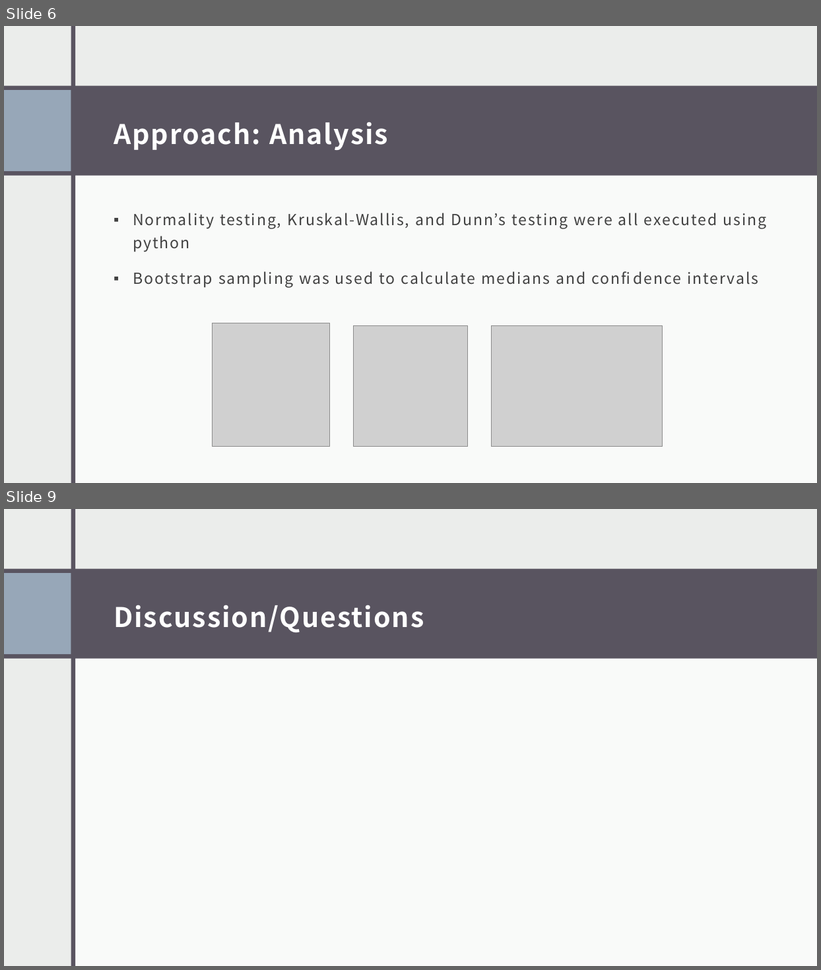
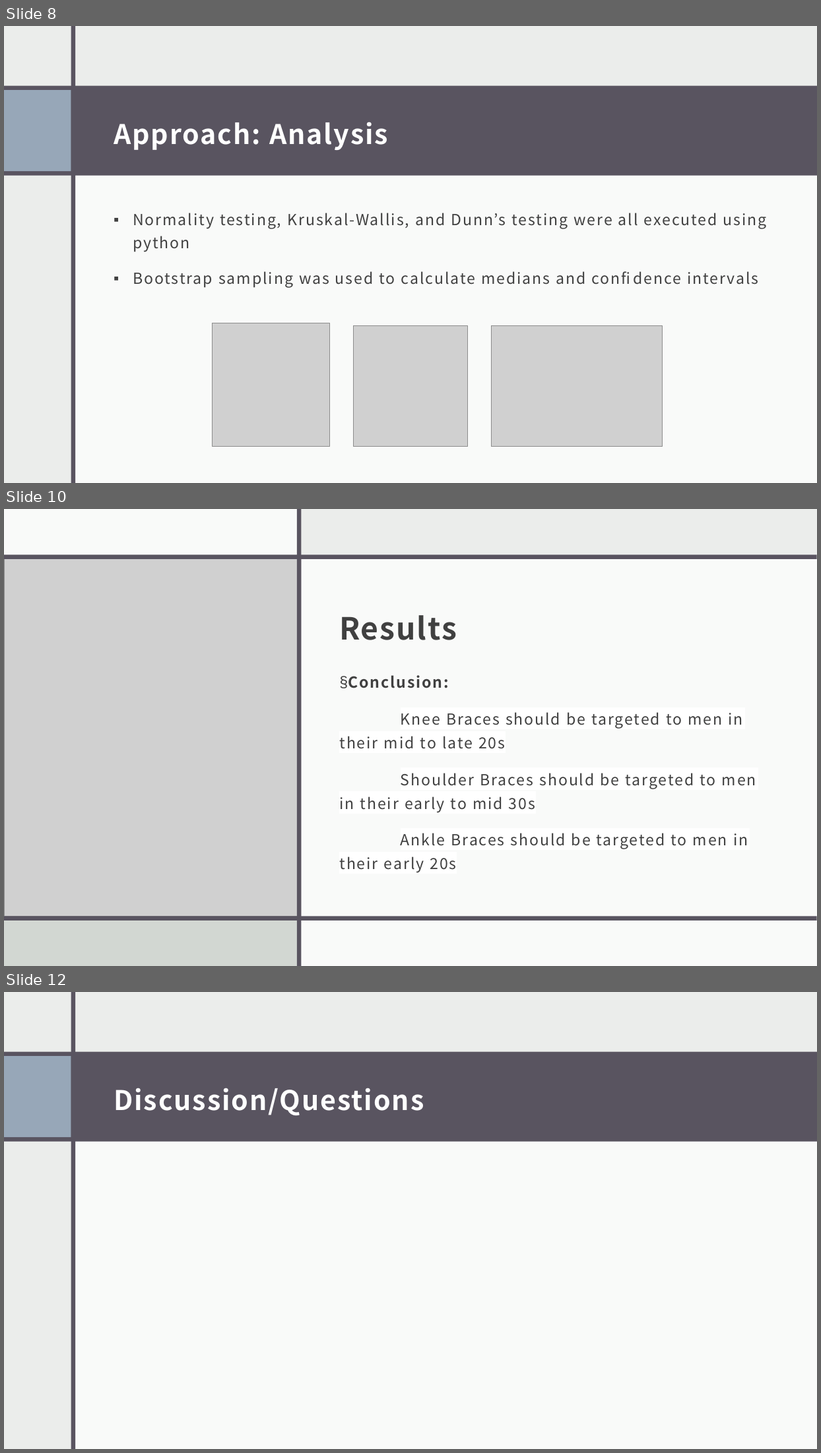
Before and after one commit to stevenlray/datascience_braces, a slide deck: Business Presentation.pptx. Shown one above the other, each under a label of ours: slides 6 and 9 before the commit, slides 8, 10 and 12 after it; the slides between them are not shown. The pictures are 821x970 and 821x1453 pixels, drawn with LibreOffice and Linux fonts; fonts in the diff are those of the drawing; grey boxes stand for pictures. Boxes give left, top, right and bottom in pixels: in the first picture for what was removed or moved away, otherwise in the second. Text is boxed around its words. In the diff, an @@ line names an element or a change of style, - is before the commit and + after.

```diff
--- a/Business Presentation.pptx
+++ b/Business Presentation.pptx
@@ slide 10 added at box(4, 509, 817, 966), background #EBEDEB; not listed: 6 template elements that a slide beside it also shows @@
@@ rectangle added at box(4, 509, 817, 966), fill #EBEDEB @@
@@ rectangle added at box(4, 509, 298, 555), fill #FFFFFF at 75% opacity @@
@@ rectangle added at box(298, 509, 302, 966), fill #595460 @@
@@ rectangle added at box(314, 509, 318, 966), fill #595460 @@
@@ rectangle added at box(319, 509, 817, 966), fill #FFFFFF at 75% opacity @@
@@ picture added at box(4, 557, 302, 916) @@
@@ rectangle added at box(4, 555, 817, 559), fill #595460 @@
@@ rectangle added at box(299, 559, 817, 921), fill #FFFFFF at 75% opacity @@
@@ title added at box(339, 615, 457, 640), 36 pt, text #404040, bold @@
+Results
@@ text added at box(339, 675, 756, 873), 18 pt, text #404040 @@
+§ Conclusion:
+        Knee Braces should be targeted to men in their mid to late 20s
+Shoulder Braces should be targeted to men in their early to mid 30s
+Ankle Braces should be targeted to men in their early 20s
@@ rectangle added at box(4, 919, 299, 966), fill #D2D7D2 @@
@@ rectangle added at box(4, 916, 817, 921), fill #595460 @@
@@ rectangle added at box(298, 920, 817, 966), fill #FFFFFF at 75% opacity @@
@@ what was slide 6 is now slide 8 @@
@@ what was slide 9 is now slide 12 @@
```
Also in this commit, not shown: 5 slides changed, 2 other slides added.
